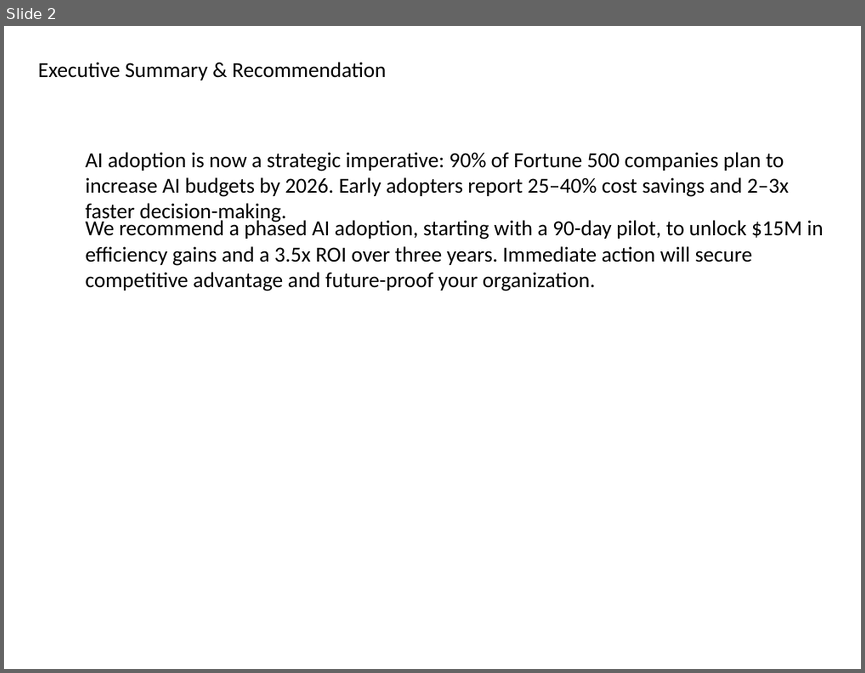
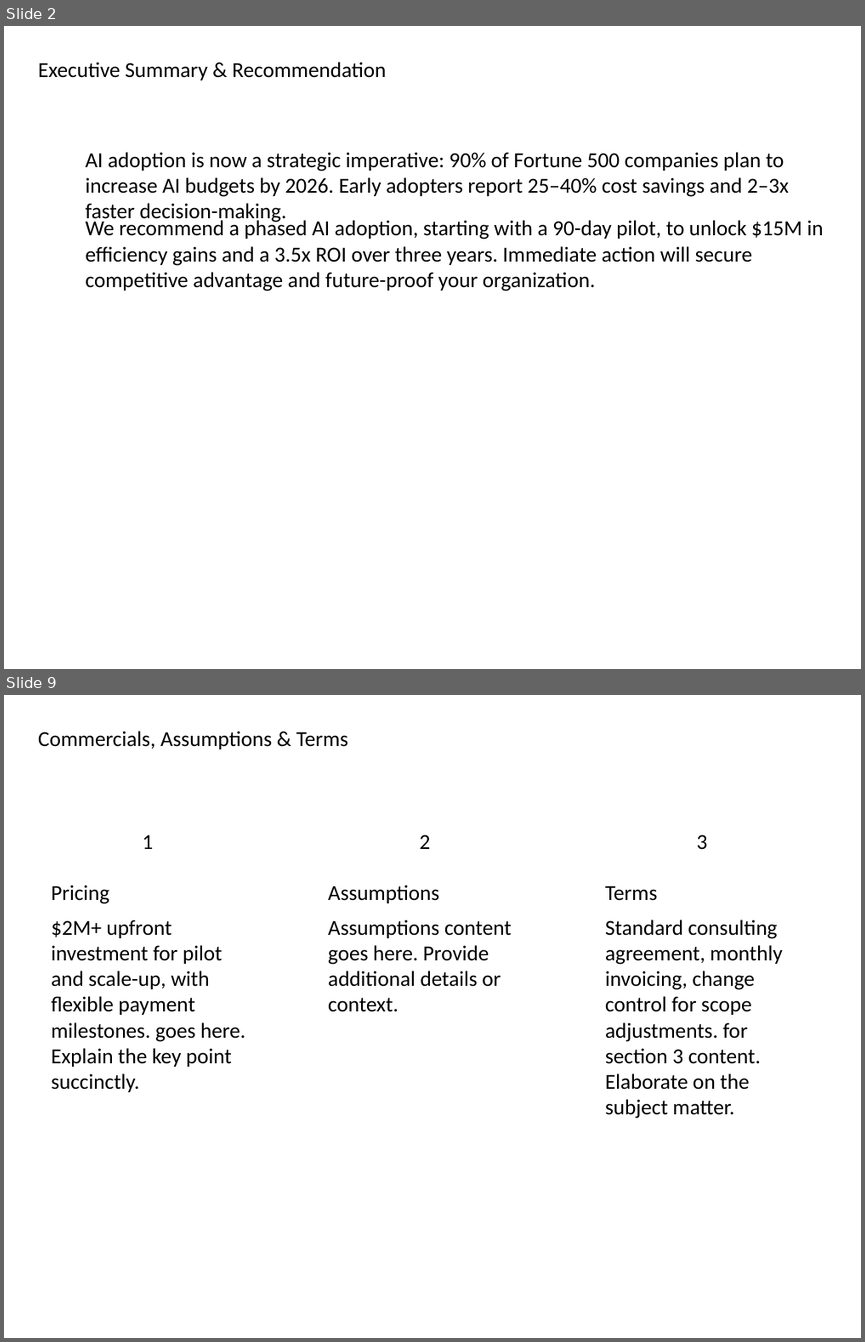
Before and after one commit to vedant1811/kenley-create-decks, a slide deck: src/lib/output/GeneratedPresentation.pptx. Shown one above the other, each under a label of ours: slide 2 before the commit, slides 2 and 9 after it; the slides between them are not shown. The pictures are 865x673 and 865x1342 pixels, drawn with LibreOffice and Linux fonts; fonts in the diff are those of the drawing. Boxes give left, top, right and bottom in pixels: in the first picture for what was removed or moved away, otherwise in the second. Text is boxed around its words. In the diff, an @@ line names an element or a change of style, - is before the commit and + after.

```diff
--- a/src/lib/output/GeneratedPresentation.pptx
+++ b/src/lib/output/GeneratedPresentation.pptx
@@ slide 9 added at [4, 695, 861, 1338], background #FFFFFF @@
@@ text added at [38, 731, 348, 749], 18 pt, text #000000 @@
+Commercials, Assumptions & Terms
@@ text added at [143, 834, 154, 849], 18 pt, text #000000 @@
+1
@@ text added at [420, 834, 431, 849], 18 pt, text #000000 @@
+2
@@ text added at [697, 834, 708, 849], 18 pt, text #000000 @@
+3
@@ text added at [51, 885, 109, 904], 18 pt, text #000000 @@
+Pricing
@@ text added at [328, 885, 439, 903], 18 pt, text #000000 @@
+Assumptions
@@ text added at [605, 885, 657, 901], 18 pt, text #000000 @@
+Terms
@@ text added at [51, 919, 245, 1092], 18 pt, text #000000 @@
+$2M+ upfront investment for pilot and scale-up, with flexible payment milestones. goes here. Explain the key point succinctly.
@@ text added at [328, 919, 511, 1011], 18 pt, text #000000 @@
+Assumptions content goes here. Provide additional details or context.
@@ text added at [605, 919, 782, 1118], 18 pt, text #000000 @@
+Standard consulting agreement, monthly invoicing, change control for scope adjustments. for section 3 content. Elaborate on the subject matter.
```
Also in this commit, not shown: 8 slides changed, 1 slide removed, 4 other files.
